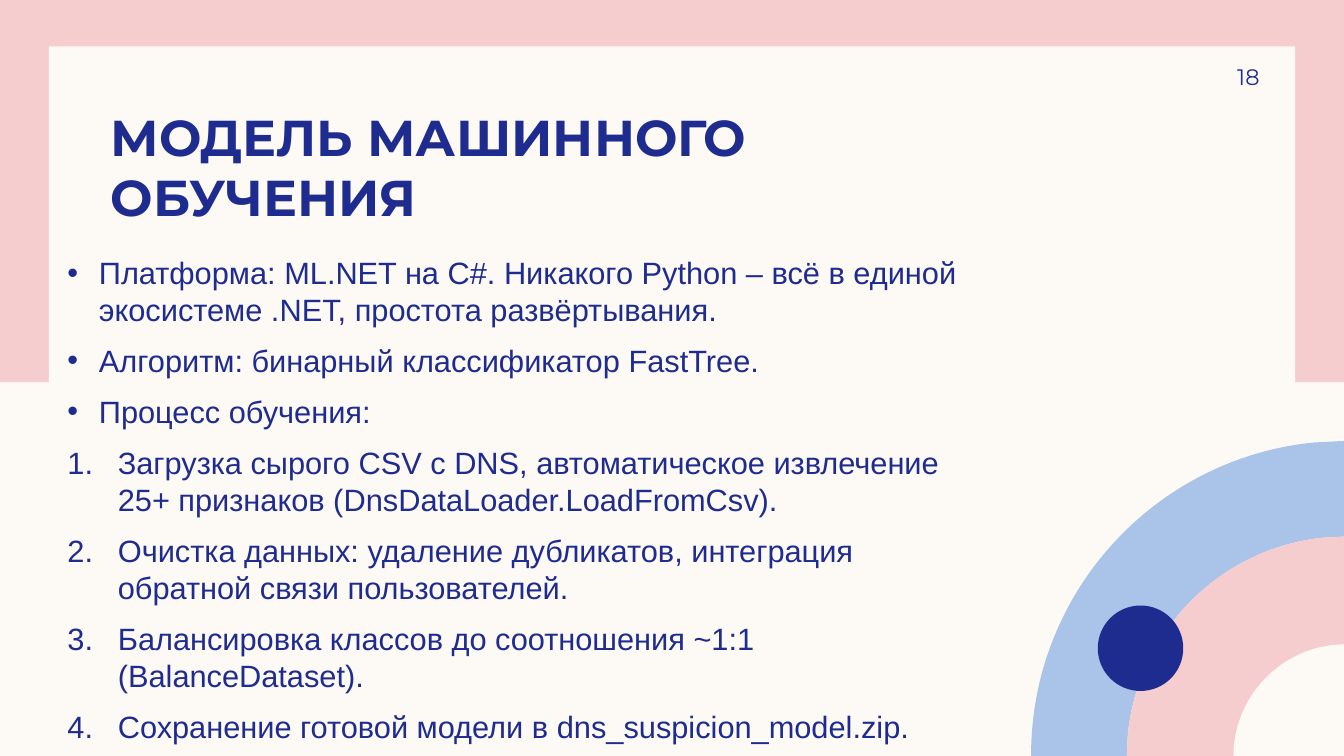
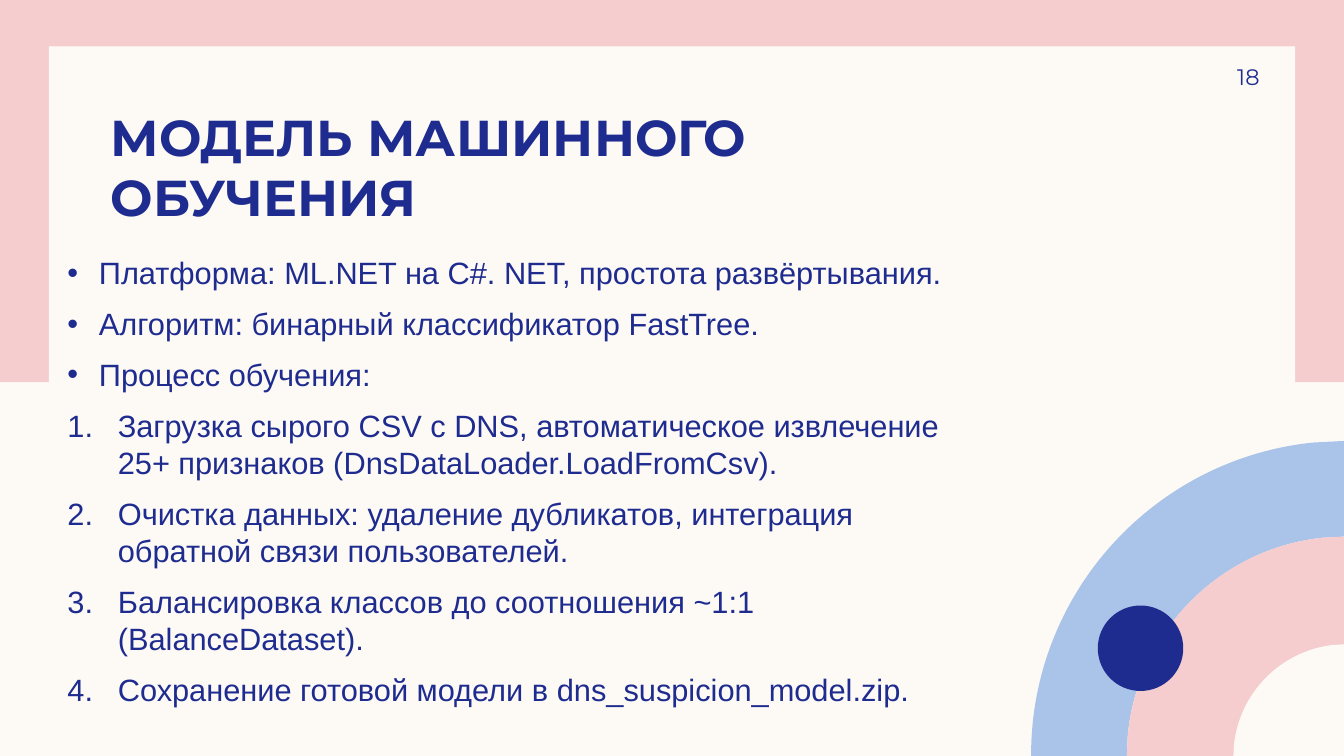
Before and after one commit to andreyilych/cs2valvesoftware, a slide deck: slide 18 of анализатор подозрительности доменных имен (DNS).pptx. Drawn at 1344x756 pixels with LibreOffice and Linux fonts; fonts in the diff are those of the drawing. Boxes give left, top, right and bottom in pixels: in the first picture for what was removed or moved away, otherwise in the second. Text is boxed around its words. In the diff, an @@ line names an element or a change of style, - is before the commit and + after.

```diff
--- a/анализатор подозрительности доменных имен (DNS).pptx
+++ b/анализатор подозрительности доменных имен (DNS).pptx
@@ text at [99, 261, 941, 290]: text changed @@
-• Платформа: ML.NET на C#. Никакого Python – всё в единой экосистеме .NET, простота развёртывания.
+• Платформа: ML.NET на C#. NET, простота развёртывания.
```
Also in this commit, not shown: 5 other slides changed.
